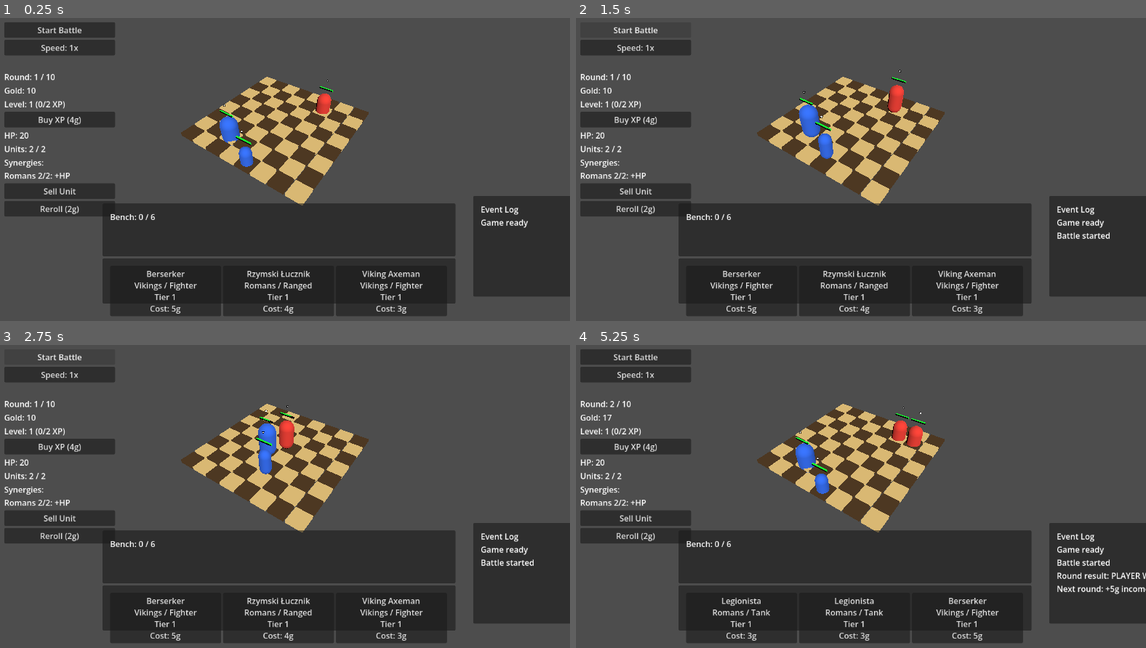
Above: before the commit, frames 1-4 (two rows, left to right).
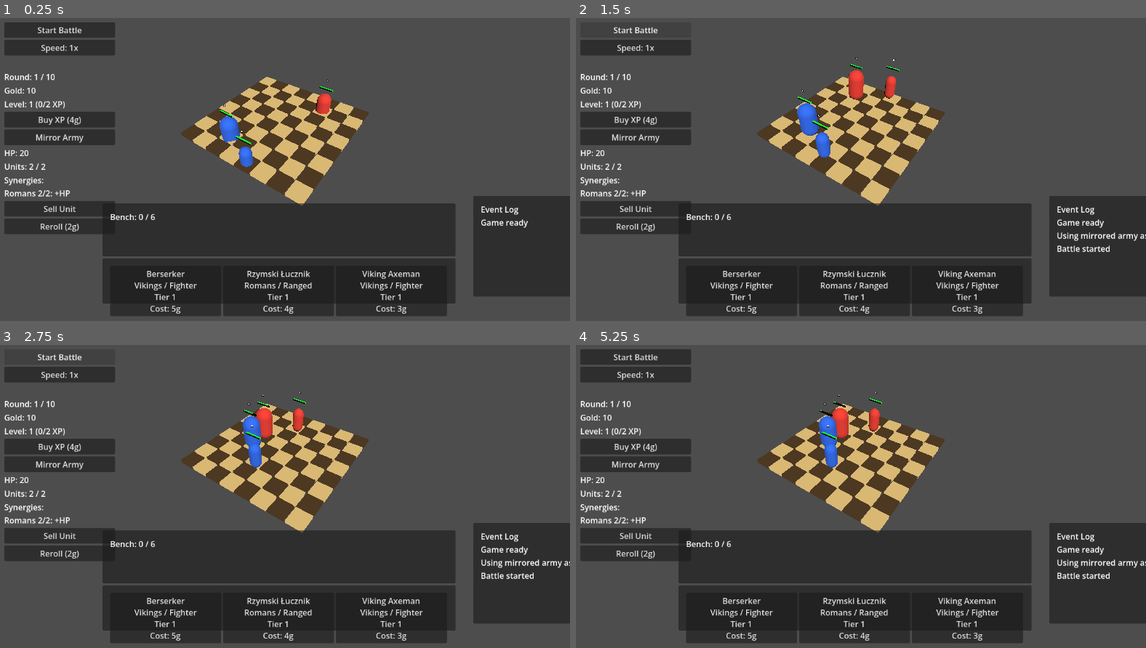
Above: after the commit, the same moments.

Repository: janmgryka-bit/warmarket
Game: Godot game, scene res://scenes/Main.tscn
The game is run twice, just before and just after one commit, with the same random seed, the same clock (stepped at 60 frames per second) and the same inputs.
Inputs (mouse positions are in pixels of both pictures, inside the frame that each line leads up to):
- Up to frame 1 (0.25 s): no input
- Up to frame 2 (1.5 s): click (633, 136) at 0.5 s, where only the run after the commit has a clickable "Mirror Army"; click "Start Battle" at 1.25 s
- Up to frame 3 (2.75 s): click "Start Battle" at 2 s
- Up to frame 4 (5.25 s): click "Speed: 1x" at 2.75 s; click "Speed: 2x" at 3.5 s; click "Speed: 4x" at 4.25 s; click (633, 393) at 5 s, where only the run before the commit has a clickable "Next Round"

The runs differ from the first frame. In frame 1, 3.2% of the frame differs, in the area x 0-21%, y 36-72%; in frame 2, 4.3%; in frame 3, 4.8%; in frame 4, 6.1%, in the area x 0-100%, y 15-97%.

Commit message:
Add mirrored army opponent mode

Diff:
--- a/godot_project/war-market/scenes/Main.tscn
+++ b/godot_project/war-market/scenes/Main.tscn
@@ -62,6 +62,10 @@
 [node name="BuyXPButton" type="Button" parent="UI/HudContainer"]
 layout_mode = 2
 text = "Buy XP (4g)"
+
+[node name="UseSelfAsOpponentButton" type="Button" parent="UI/HudContainer"]
+layout_mode = 2
+text = "Mirror Army"
 
 [node name="PlayerHealthLabel" type="Label" parent="UI/HudContainer" unique_id=1612883266]
 layout_mode = 2
@@ -163,4 +167,5 @@
 [connection signal="pressed" from="UI/RestartRoundButton" to="." method="_on_restart_round_button_pressed"]
 [connection signal="pressed" from="UI/HudContainer/RerollButton" to="." method="_on_reroll_button_pressed"]
 [connection signal="pressed" from="UI/HudContainer/BuyXPButton" to="." method="_on_buy_xp_button_pressed"]
+[connection signal="pressed" from="UI/HudContainer/UseSelfAsOpponentButton" to="." method="_on_use_self_as_opponent_button_pressed"]
 [connection signal="pressed" from="UI/HudContainer/SellUnitButton" to="." method="_on_sell_unit_button_pressed"]
--- a/godot_project/war-market/scripts/game.gd
+++ b/godot_project/war-market/scripts/game.gd
@@ -16,6 +16,7 @@
 @onready var round_label: Label = $UI/HudContainer/RoundLabel
 @onready var reroll_button: Button = $UI/HudContainer/RerollButton
 @onready var buy_xp_button: Button = $UI/HudContainer/BuyXPButton
+@onready var use_self_as_opponent_button: Button = $UI/HudContainer/UseSelfAsOpponentButton
 @onready var sell_unit_button: Button = $UI/HudContainer/SellUnitButton
 @onready var unit_cap_label: Label = $UI/HudContainer/UnitCapLabel
 @onready var synergy_label: Label = $UI/HudContainer/SynergyLabel
@@ -270,6 +271,12 @@
 		var star_level = entry.get("star_level", 1)
 		spawn_unit_by_id(unit_id, 1, grid_pos, star_level)
 
+func clear_opponent_units() -> void:
+	var units := get_tree().get_nodes_in_group("units")
+	for unit in units:
+		if is_instance_valid(unit) and unit.team_id == 1:
+			unit.queue_free()
+
 func spawn_enemy_wave(round_num: int) -> void:
 	# Temporary PvE wave generator used as the current opponent army source.
 	# Use exact definition if it exists, otherwise use the highest available.
@@ -916,6 +923,8 @@
 	reset_battle_speed()
 	update_max_player_units()
 	event_log.clear()
+	use_snapshot_opponent = false
+	opponent_army_snapshot.clear()
 
 	# Clear rosters and bench
 	player_roster.clear()
@@ -1158,6 +1167,22 @@
 	populate_shop()
 	print("Rerolled shop for ", reroll_cost, " gold")
 
+func _on_use_self_as_opponent_button_pressed() -> void:
+	if not is_preparation_phase():
+		print("Cannot mirror army outside preparation phase")
+		return
+
+	var snapshot = create_player_army_snapshot()
+	if snapshot.is_empty():
+		add_event_log("No player army to mirror")
+		return
+
+	opponent_army_snapshot = snapshot
+	use_snapshot_opponent = true
+	clear_opponent_units()
+	spawn_opponent_army(round_number)
+	add_event_log("Using mirrored army as opponent")
+
 func _on_sell_unit_button_pressed() -> void:
 	if not is_preparation_phase():
 		print("Cannot sell outside preparation phase")
--- a/godot_project/war-market/tests/smoke_test.gd
+++ b/godot_project/war-market/tests/smoke_test.gd
@@ -49,6 +49,7 @@
 	await run_test("Reset game new run", Callable(self, "test_reset_game_new_run"))
 	await run_test("Enemy wave spawning", Callable(self, "test_enemy_wave_spawning"))
 	await run_test("Opponent army snapshot", Callable(self, "test_opponent_army_snapshot"))
+	await run_test("Mirror army button", Callable(self, "test_mirror_army_button"))
 	await run_test("Next round bonus", Callable(self, "test_next_round_bonus"))
 
 	print("SMOKE TEST PASSED")
@@ -625,6 +626,19 @@
 	assert_eq(opponent_count, snapshot.size(), "Snapshot opponent should spawn one enemy per snapshot entry")
 	assert_true(found_mirrored_first, "Snapshot opponent should mirror player grid positions")
 
+func test_mirror_army_button() -> void:
+	var game = await load_game()
+	game._on_use_self_as_opponent_button_pressed()
+	await process_frame
+
+	assert_true(game.use_snapshot_opponent, "Mirror Army should enable snapshot opponent mode")
+	assert_true(not game.opponent_army_snapshot.is_empty(), "Mirror Army should store an opponent snapshot")
+	assert_eq(count_team_units(1), game.opponent_army_snapshot.size(), "Mirror Army should spawn snapshot opponent units")
+
+	game.reset_game()
+	assert_true(not game.use_snapshot_opponent, "New run should disable snapshot opponent mode")
+	assert_true(game.opponent_army_snapshot.is_empty(), "New run should clear opponent army snapshot")
+
 func test_next_round_bonus() -> void:
 	var game = await load_game()
 	var round_before = game.round_number
@@ -667,6 +681,13 @@
 			return true
 	return false
 
+func count_team_units(team_id: int) -> int:
+	var count = 0
+	for unit in get_nodes_in_group("units"):
+		if unit.team_id == team_id:
+			count += 1
+	return count
+
 func find_deployed_player_unit():
 	for unit in get_nodes_in_group("units"):
 		if unit.team_id == 0 and unit.current_hp > 0 and unit.has_meta("roster_id"):
